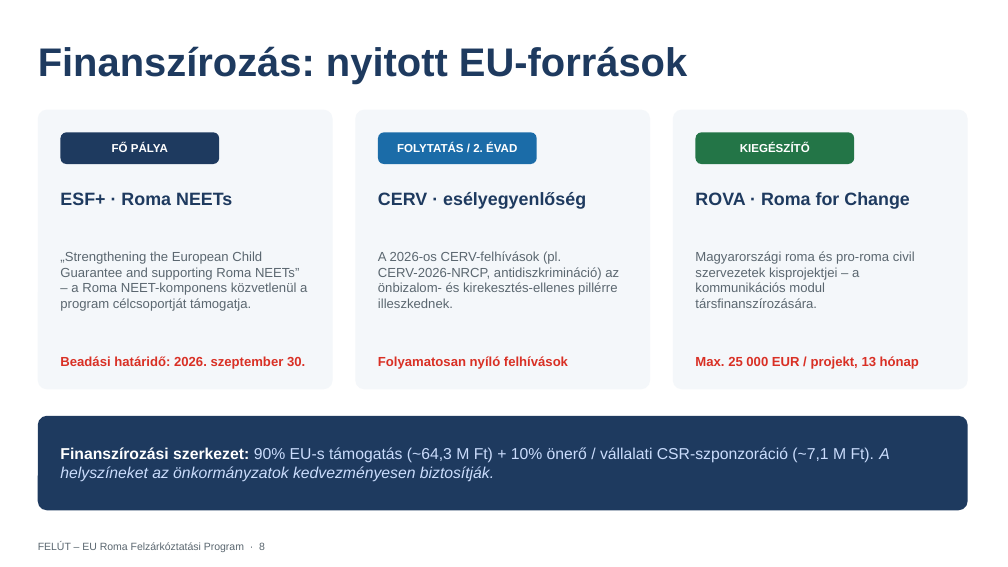
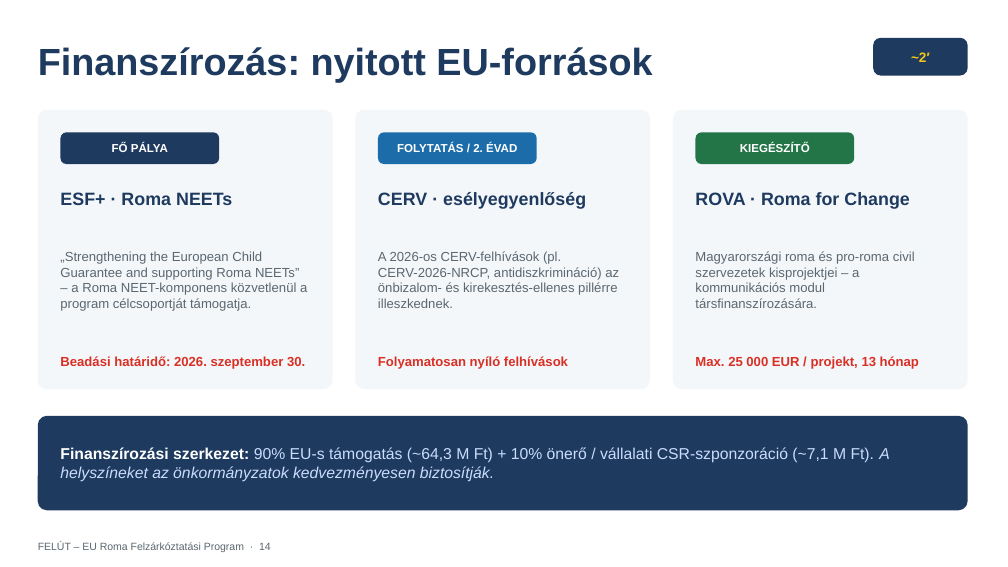
Before and after one commit to ferencszegedi-cmd/aurapro-website, a slide deck: slide 14 of eu-roma-program/prezentacio/FELUT_EU_Roma_Felzarkoztatasi_Program.pptx (slide 8 before the commit). Drawn at 1008x567 pixels with LibreOffice and Linux fonts; fonts in the diff are those of the drawing. Boxes give left, top, right and bottom in pixels: in the first picture for what was removed or moved away, otherwise in the second. Text is boxed around its words. In the diff, an @@ line names an element or a change of style, - is before the commit and + after.

```diff
--- a/eu-roma-program/prezentacio/FELUT_EU_Roma_Felzarkoztatasi_Program.pptx
+++ b/eu-roma-program/prezentacio/FELUT_EU_Roma_Felzarkoztatasi_Program.pptx
@@ text "Finanszírozás: nyitott EU-források" at (38,47,652,82): size 38 to 36 pt @@
@@ rounded rectangle added at (873,38,968,76), fill #1E3A5F @@
@@ text added at (911,52,930,62), 13 pt, text #F5C518, bold @@
+~2′
@@ text at (38,542,271,552): text changed @@
-FELÚT – EU Roma Felzárkóztatási Program · 8
+FELÚT – EU Roma Felzárkóztatási Program · 14
```
Also in this commit, not shown: 9 other slides changed, 7 slides added, 1 other file.
